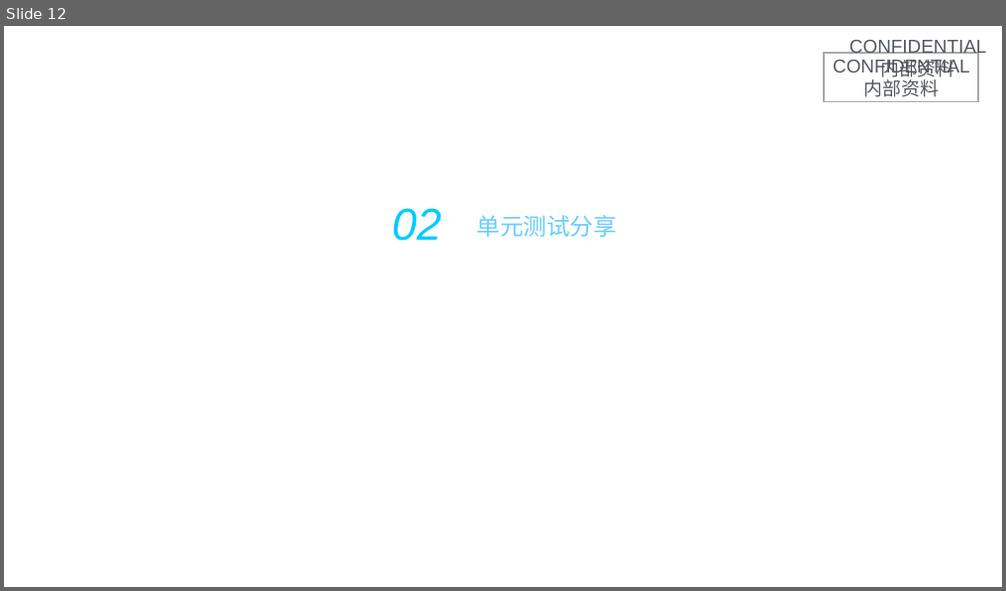
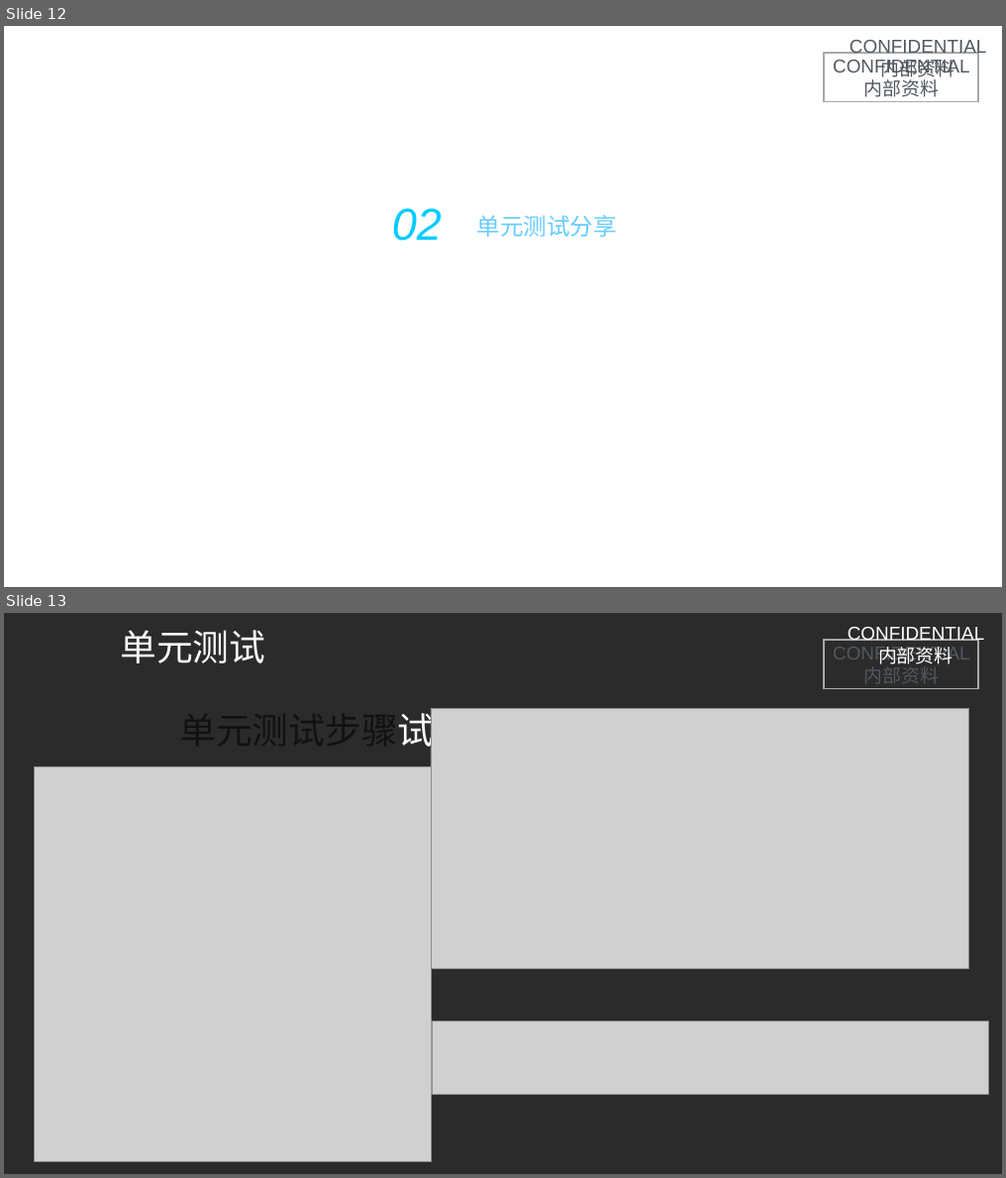
Before and after one commit to lixiang233/lx, a slide deck: docs/share.odp. Shown one above the other, each under a label of ours: slide 12 before the commit, slides 12 and 13 after it. The pictures are 1006x591 and 1006x1178 pixels, drawn with LibreOffice and Linux fonts; fonts in the diff are those of the drawing; grey boxes stand for pictures; background and template pictures are left out; a plain dark background stands for a picture behind light text. Boxes give left, top, right and bottom in pixels: in the first picture for what was removed or moved away, otherwise in the second. Text is boxed around its words. In the diff, an @@ line names an element or a change of style, - is before the commit and + after.

```diff
--- a/docs/share.odp
+++ b/docs/share.odp
@@ slide 13 added at box(4, 613, 1002, 1174), background picture (left out); not listed: 1 template element that a slide beside it also shows @@
@@ text added at box(120, 630, 265, 663), 70 pt, text #FFFFFF @@
+单元测试
@@ text added at box(847, 627, 984, 683), 36 pt, text #FFFFFF @@
+CONFIDENTIAL
+内部资料
@@ text added at box(180, 708, 435, 754), 70 pt, text #111111 @@
+单元测试步骤试
@@ picture added at box(431, 709, 968, 968) @@
@@ picture added at box(34, 766, 431, 1161) @@
@@ picture added at box(432, 1021, 988, 1094) @@
```
Also in this commit, not shown: 1 other slide added.
